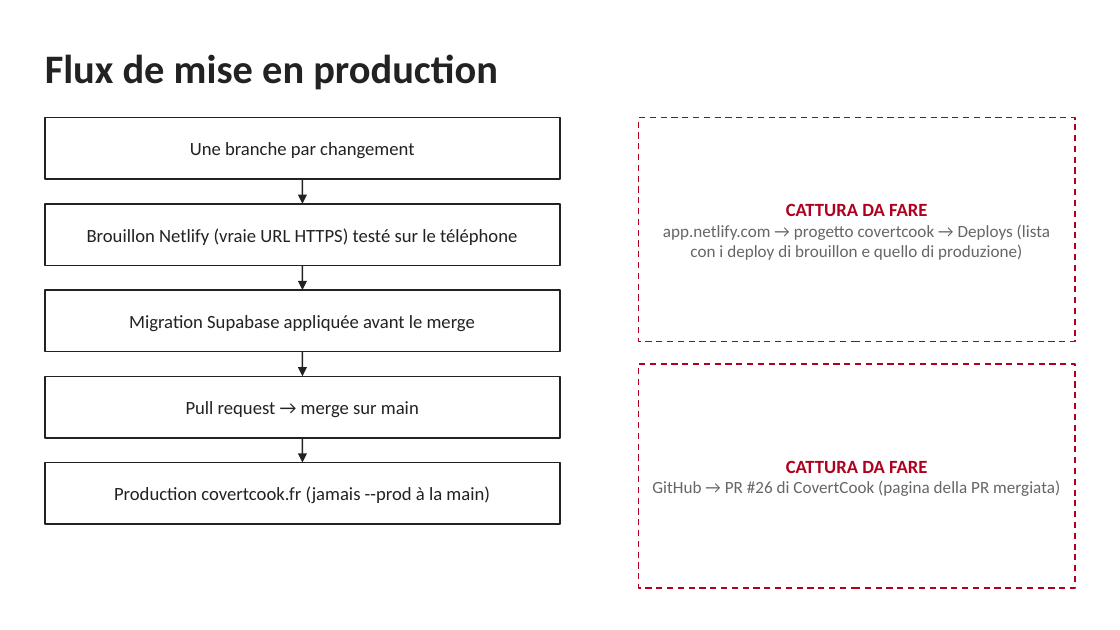
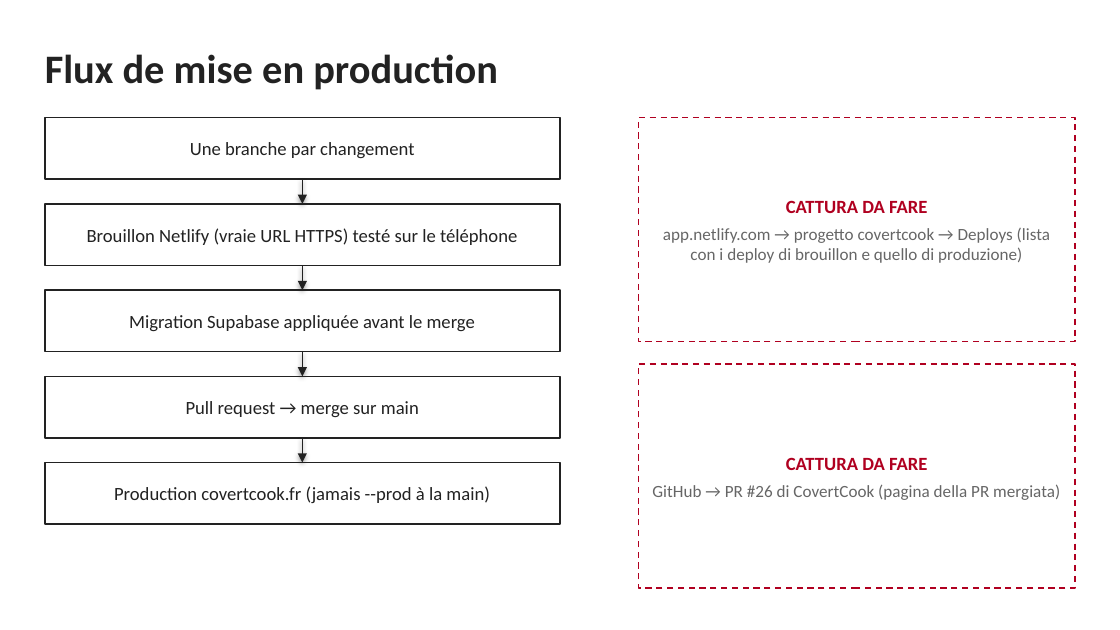
Before and after one commit to Simone-Me/food-recognition, a slide deck: slide 13 of docs/presentazione_mlops.pptx. Drawn at 1120x630 pixels with LibreOffice and Linux fonts; fonts in the diff are those of the drawing. Boxes give left, top, right and bottom in pixels: in the first picture for what was removed or moved away, otherwise in the second. Text is boxed around its words. In the diff, an @@ line names an element or a change of style, - is before the commit and + after.

```diff
--- a/docs/presentazione_mlops.pptx
+++ b/docs/presentazione_mlops.pptx
@@ text "CATTURA DA FARE" at <box>663,200,1050,263</box>: more space between paragraphs @@
@@ text "CATTURA DA FARE" at <box>652,457,1060,500</box>: more space between paragraphs @@
@@ fill #FFFFFF to none in 6 elements at <box>638,118,1075,342</box>, <box>638,364,1075,588</box>, <box>45,204,560,265</box>, <box>45,290,560,352</box>, <box>45,376,560,438</box>, <box>45,463,560,524</box> @@
```
Also in this commit, not shown: 16 other slides changed, 1 other file.
